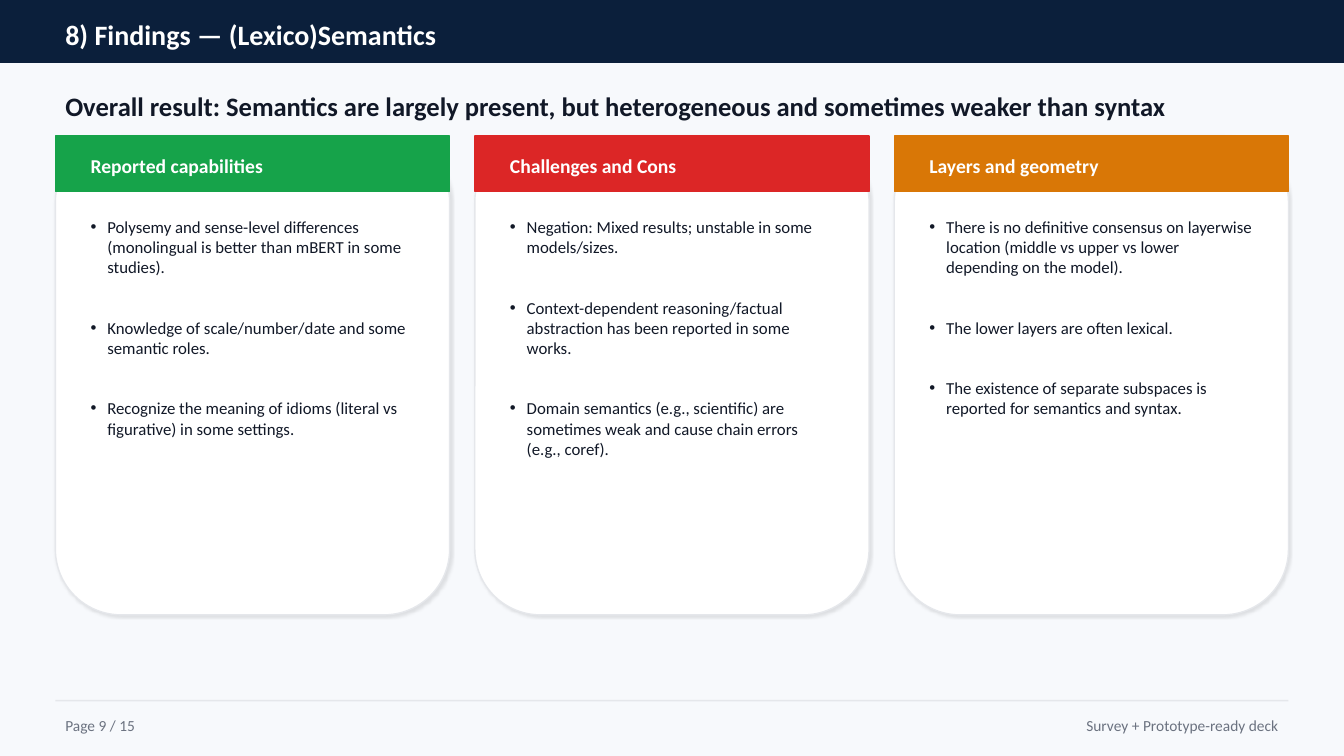
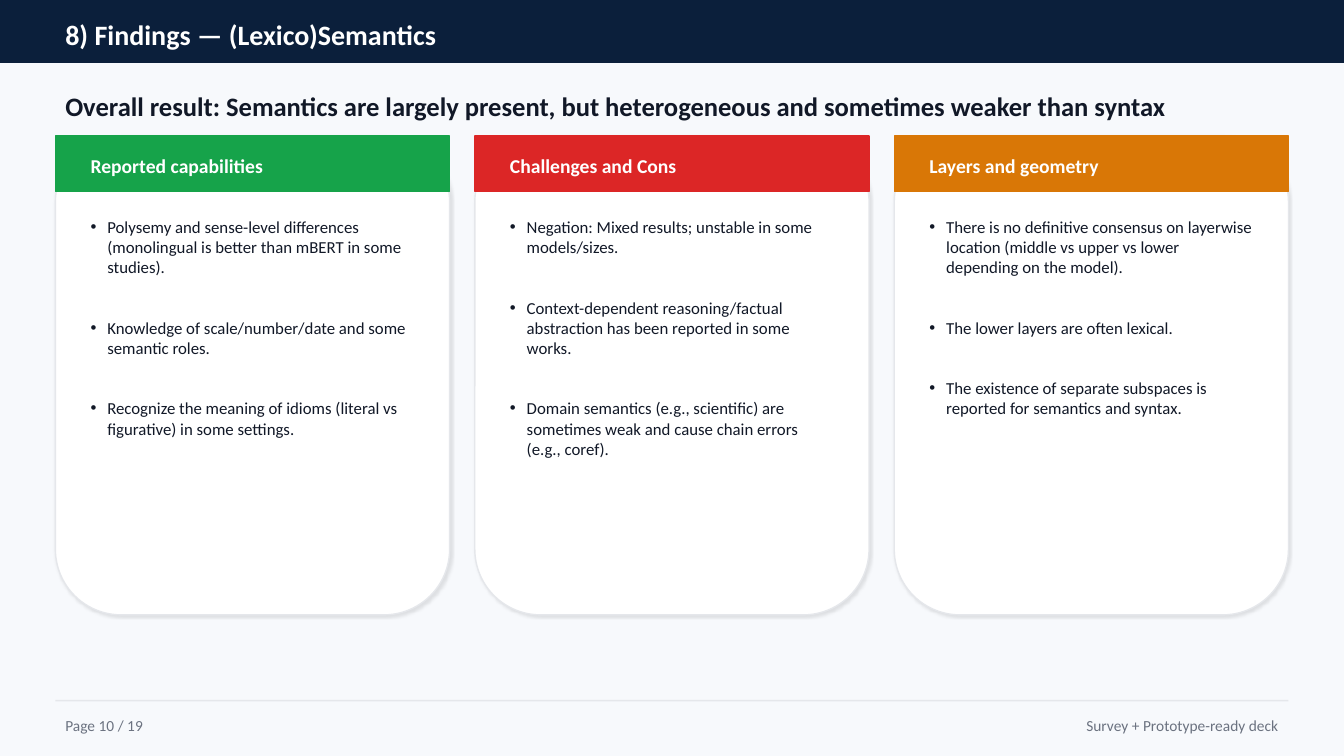
Before and after one commit to ALIXxDN/Interpretability-, a slide deck: slide 10 of Project/Linguistic_Interpretability.pptx. Drawn at 1344x756 pixels with LibreOffice and Linux fonts; fonts in the diff are those of the drawing. Boxes give left, top, right and bottom in pixels: in the first picture for what was removed or moved away, otherwise in the second. Text is boxed around its words. In the diff, an @@ line names an element or a change of style, - is before the commit and + after.

```diff
--- a/Project/Linguistic_Interpretability.pptx
+++ b/Project/Linguistic_Interpretability.pptx
@@ text at [65,721,143,734]: text changed @@
-Page 9 / 15
+Page 10 / 19
```
Also in this commit, not shown: 15 other slides changed, 1 other file.
